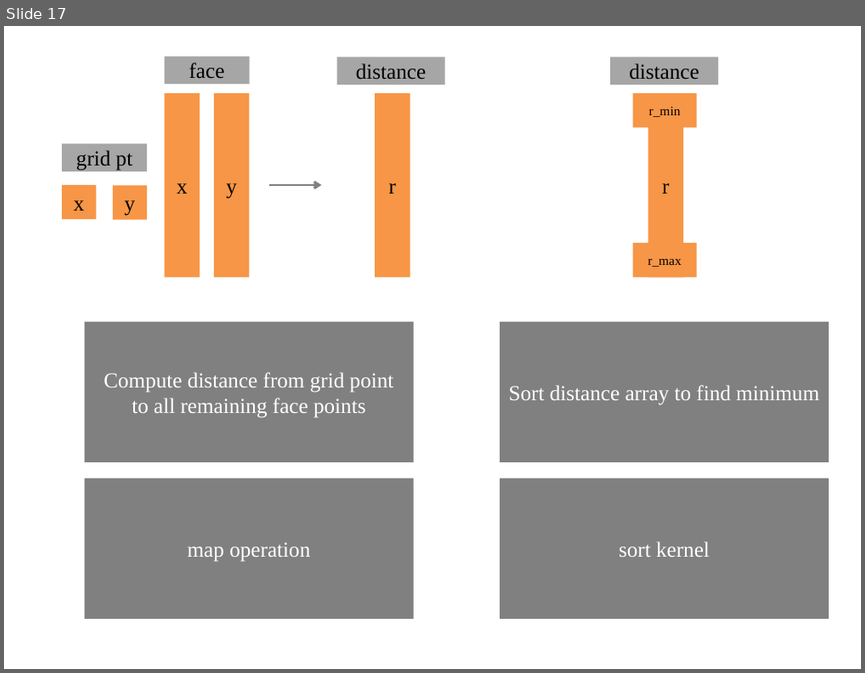
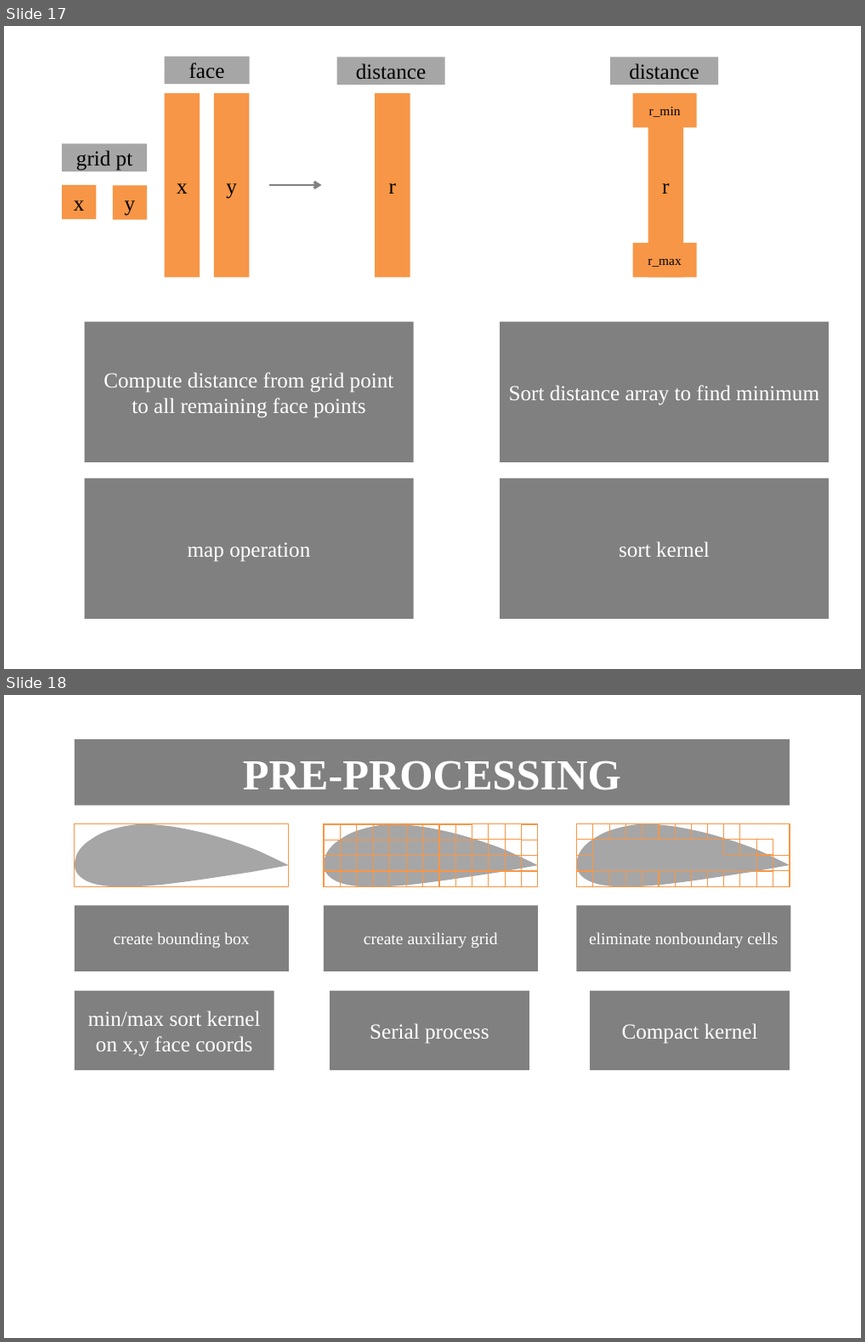
Before and after one commit to Basian/PC-WallDistanceProject, a slide deck: ProjectDoc/Diagrams/diagrams.pptx. Shown one above the other, each under a label of ours: slide 17 before the commit, slides 17 and 18 after it. The pictures are 865x673 and 865x1342 pixels, drawn with LibreOffice and Linux fonts; fonts in the diff are those of the drawing. Boxes give left, top, right and bottom in pixels: in the first picture for what was removed or moved away, otherwise in the second. Text is boxed around its words. In the diff, an @@ line names an element or a change of style, - is before the commit and + after.

```diff
--- a/ProjectDoc/Diagrams/diagrams.pptx
+++ b/ProjectDoc/Diagrams/diagrams.pptx
@@ slide 18 added at <box>4,695,861,1338</box>, background #FFFFFF @@
@@ rectangle added at <box>75,739,789,805</box>, fill #808080, 36 pt, text #FFFFFF, bold @@
+PRE-PROCESSING
@@ freeform shape added at <box>75,824,289,887</box>, fill #A6A6A6 @@
@@ rectangle added at <box>75,824,289,887</box>, outline #F79646 0.75 pt @@
@@ group added at <box>324,824,538,887</box>: 53 rectangles, 1 freeform shape @@
@@ group added at <box>576,823,789,887</box>: 30 rectangles, 1 freeform shape @@
@@ rectangle added at <box>75,905,289,971</box>, fill #808080, 14 pt, text #FFFFFF @@
+create bounding box
@@ rectangle added at <box>324,905,538,971</box>, fill #808080, 14 pt, text #FFFFFF @@
+create auxiliary grid
@@ rectangle added at <box>576,905,790,971</box>, fill #808080, 14 pt, text #FFFFFF @@
+eliminate nonboundary cells
@@ rectangle added at <box>75,991,274,1071</box>, fill #808080, 18 pt, text #FFFFFF @@
+min/max sort kernel on x,y face coords
@@ rectangle added at <box>330,991,529,1071</box>, fill #808080, 18 pt, text #FFFFFF @@
+Serial process
@@ rectangle added at <box>590,991,789,1071</box>, fill #808080, 18 pt, text #FFFFFF @@
+Compact kernel
```
Also in this commit, not shown: 2 slides changed, 22 other files.
